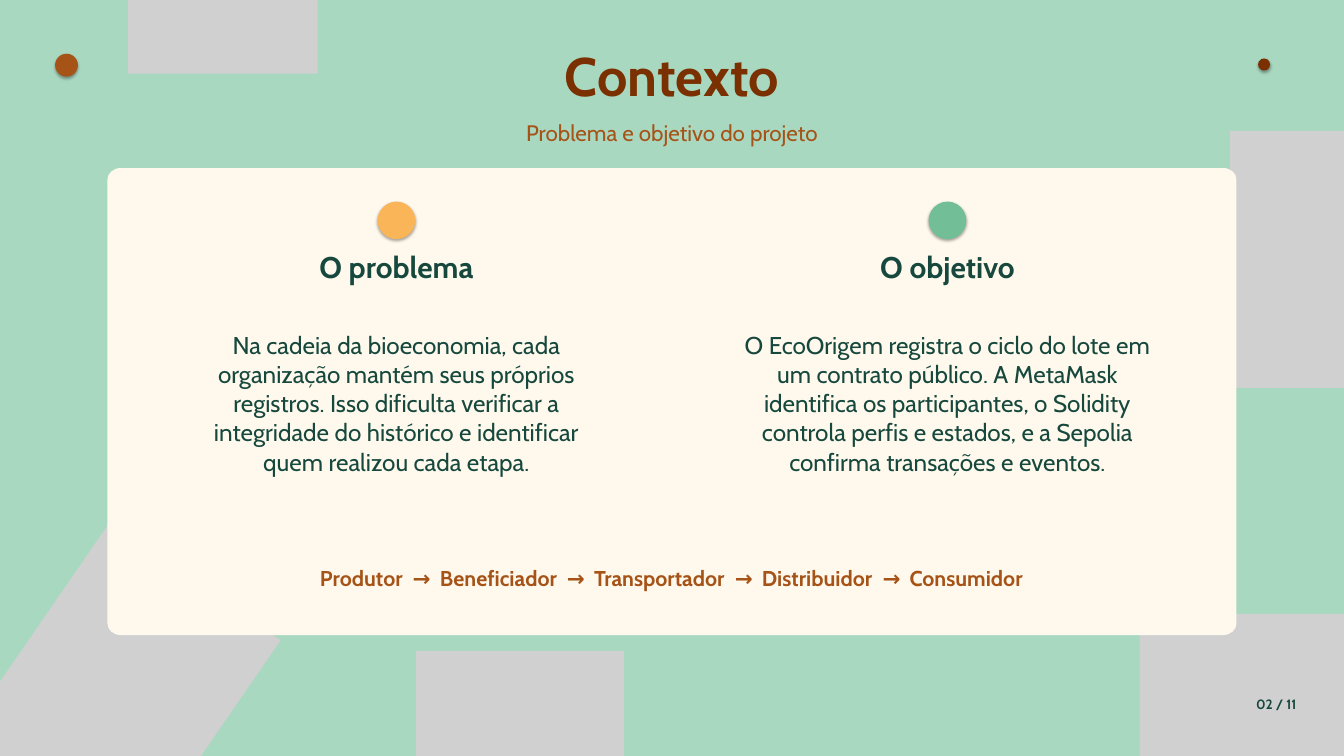
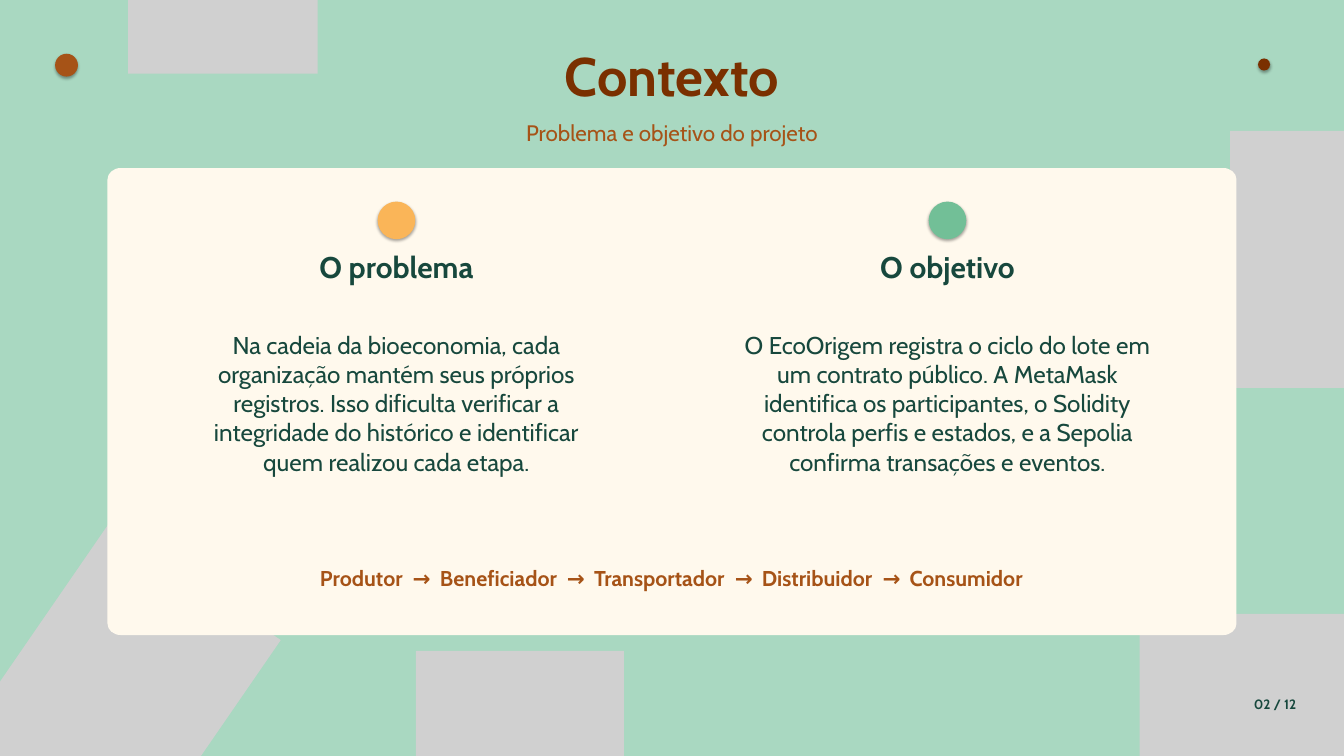
Before and after one commit to JulianaBallin/EcoOrigem, a slide deck: slide 2 of docs/slides/apresentacao-ecoorigem.pptx. Drawn at 1344x756 pixels with LibreOffice and Linux fonts; fonts in the diff are those of the drawing; grey boxes stand for pictures. Boxes give left, top, right and bottom in pixels: in the first picture for what was removed or moved away, otherwise in the second. Text is boxed around its words. In the diff, an @@ line names an element or a change of style, - is before the commit and + after.

```diff
--- a/docs/slides/apresentacao-ecoorigem.pptx
+++ b/docs/slides/apresentacao-ecoorigem.pptx
@@ text at (x1=1254, y1=699, x2=1296, y2=709): text changed @@
-02 / 11
+02 / 12
```
Also in this commit, not shown: 10 other slides changed, 1 slide added, 1 other file.
